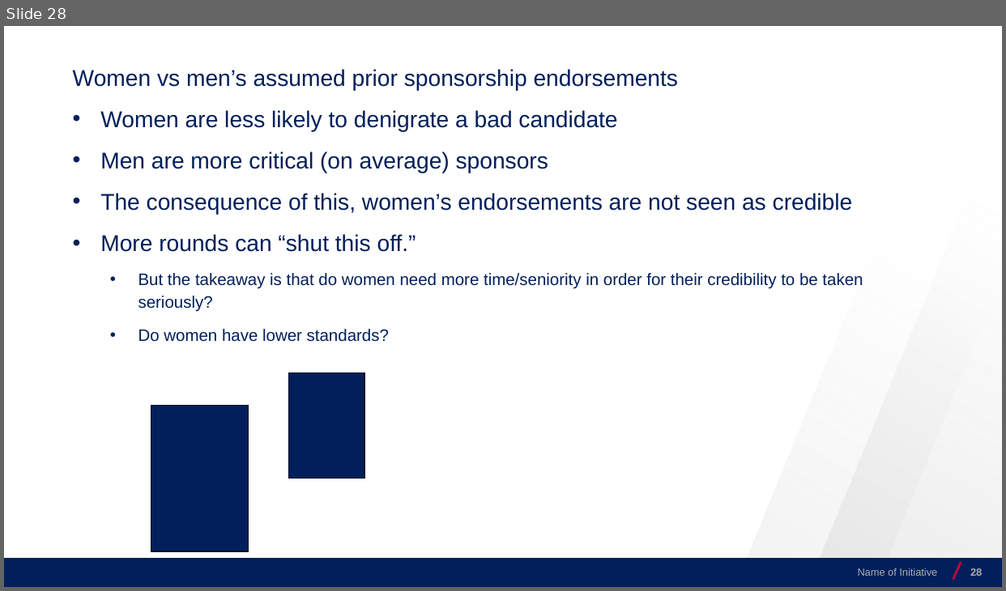
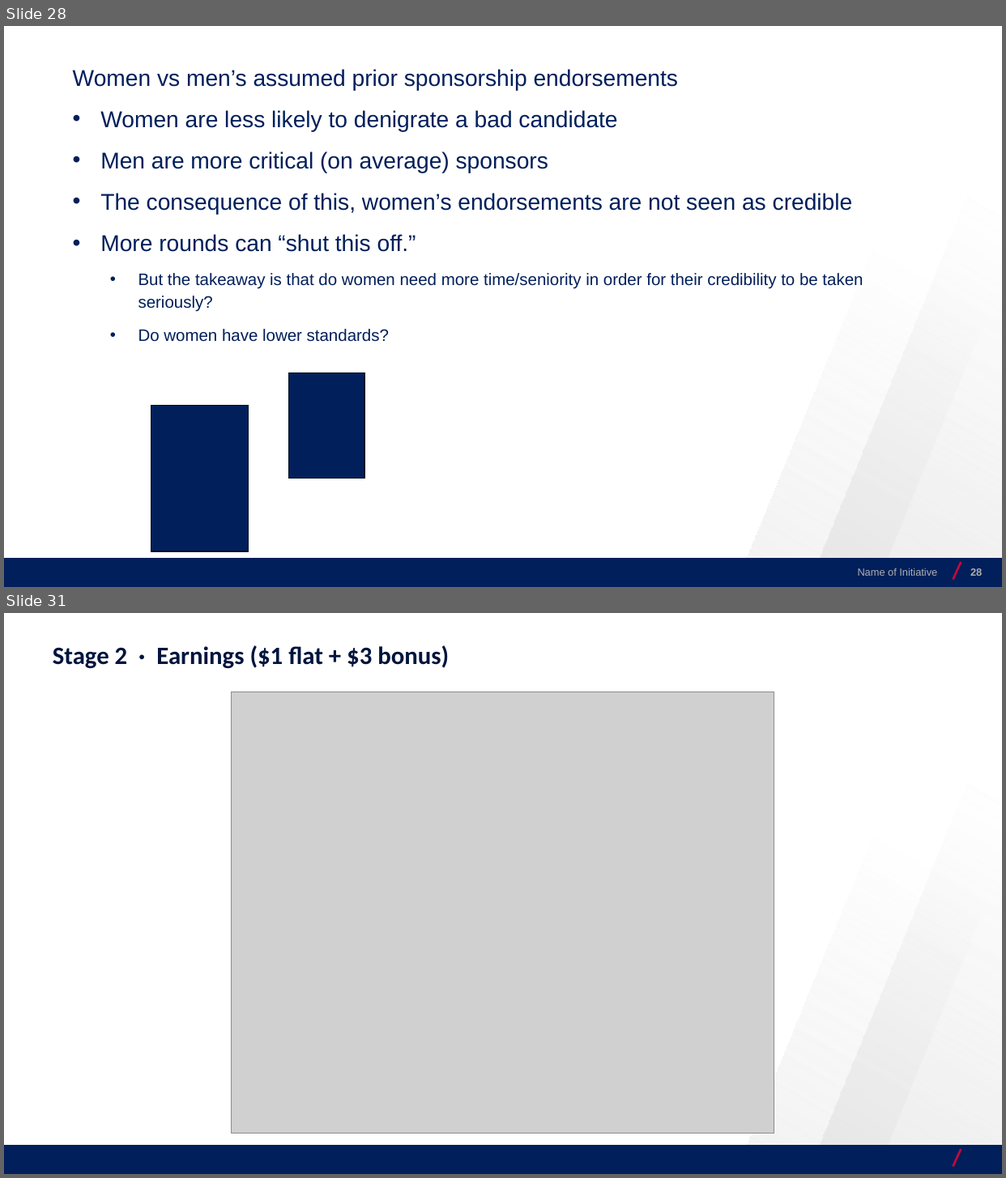
Before and after one commit to josecerv/sponsorship-network, a slide deck: docs/UChicago-0410.pptx. Shown one above the other, each under a label of ours: slide 28 before the commit, slides 28 and 31 after it; the slides between them are not shown. The pictures are 1006x591 and 1006x1178 pixels, drawn with LibreOffice and Linux fonts; fonts in the diff are those of the drawing; grey boxes stand for pictures; background and template pictures are left out. Boxes give left, top, right and bottom in pixels: in the first picture for what was removed or moved away, otherwise in the second. Text is boxed around its words. In the diff, an @@ line names an element or a change of style, - is before the commit and + after.

```diff
--- a/docs/UChicago-0410.pptx
+++ b/docs/UChicago-0410.pptx
@@ slide 31 added at [4, 613, 1002, 1174], background #FFFFFF; not listed: 4 template elements that a slide beside it also shows @@
@@ text added at [53, 645, 449, 669], 24 pt, text #00143D, bold @@
+Stage 2 · Earnings ($1 flat + $3 bonus)
@@ picture added at [232, 692, 774, 1133] @@
```
Also in this commit, not shown: 5 slides changed, 13 other slides added, 19 other files.
